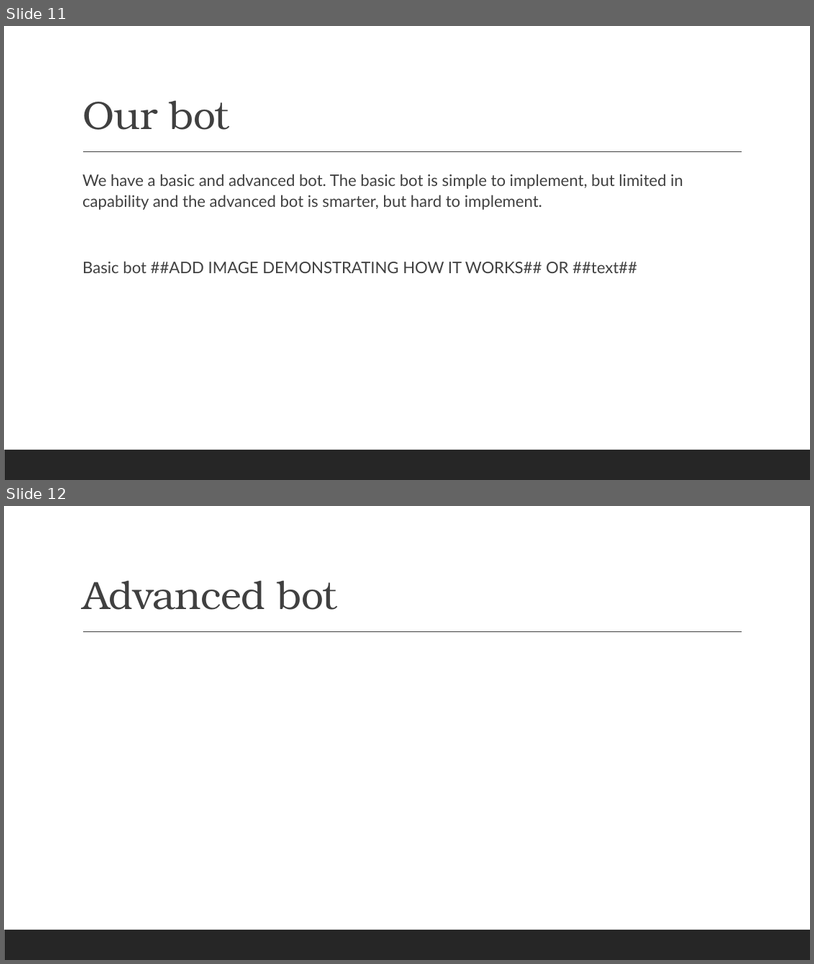
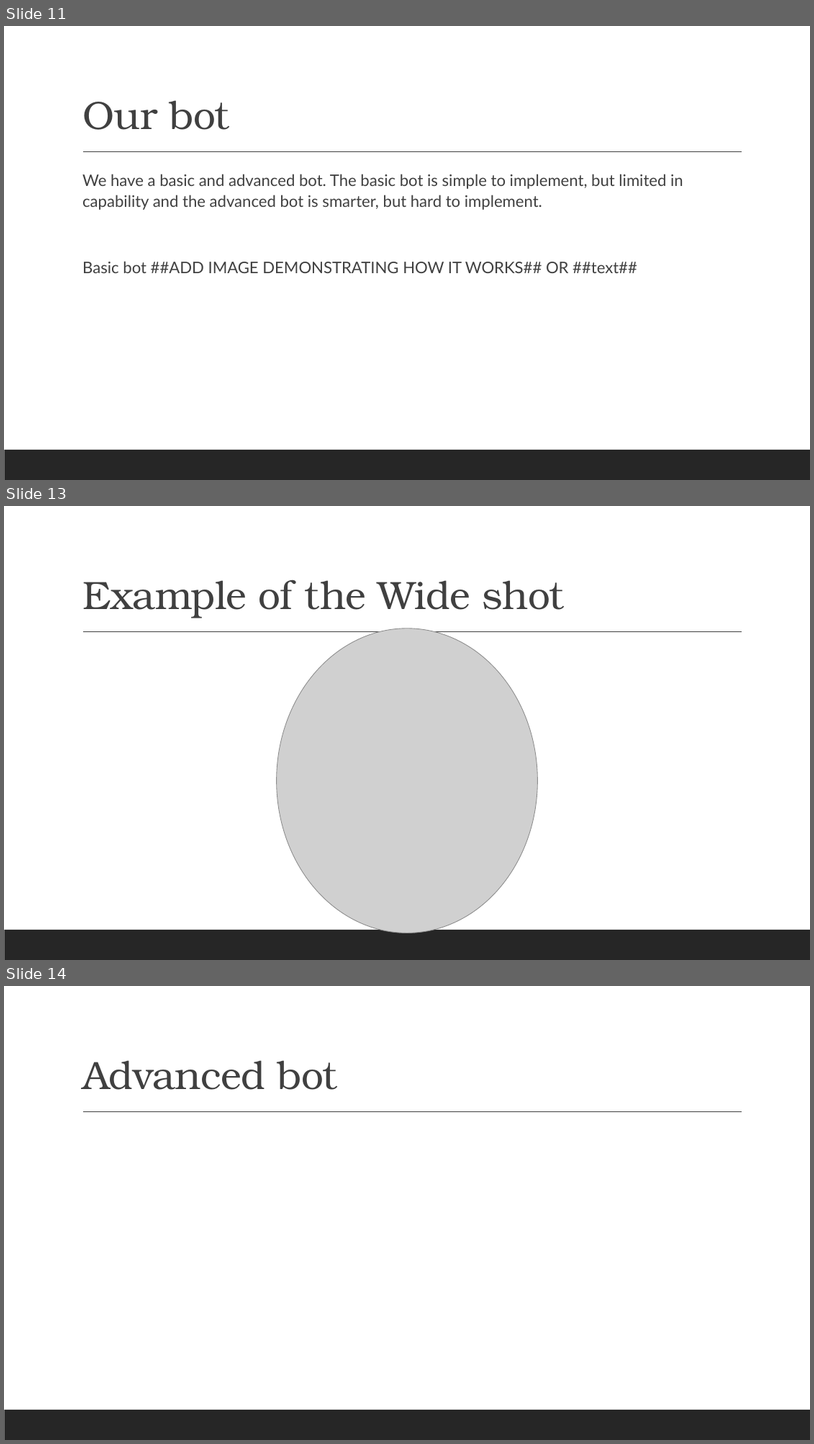
Before and after one commit to renesteeman/Project1-2_Group4, a slide deck: Crazy Putting phase 2.pptx. Shown one above the other, each under a label of ours: slides 11 and 12 before the commit, slides 11, 13 and 14 after it; the slides between them are not shown. The pictures are 814x964 and 814x1444 pixels, drawn with LibreOffice and Linux fonts; fonts in the diff are those of the drawing; grey boxes stand for pictures. Boxes give left, top, right and bottom in pixels: in the first picture for what was removed or moved away, otherwise in the second. Text is boxed around its words. In the diff, an @@ line names an element or a change of style, - is before the commit and + after.

```diff
--- a/Crazy Putting phase 2.pptx
+++ b/Crazy Putting phase 2.pptx
@@ slide 13 added at [4, 506, 810, 960], background #FFFFFF; not listed: 2 template elements that a slide beside it also shows @@
@@ title added at [82, 579, 564, 618], 47 pt, text #404040 @@
+Example of the Wide shot
@@ picture added at [277, 628, 538, 932] @@
@@ what was slide 12 is now slide 14 @@
```
Also in this commit, not shown: 1 other slide added.
